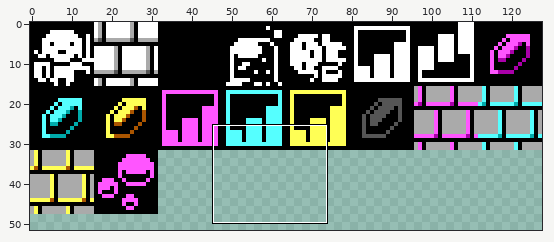
One commit to this sprite sheet: spritesheet.png. Above, an overview of the earlier version with the close-up marked.
Close-up. Before the edit:
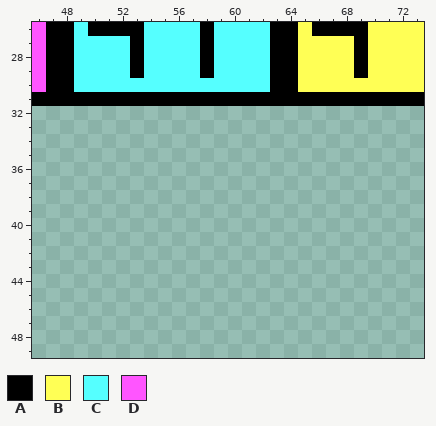
The file is 128x128 pixels. Shown: x 46..73, y 26..49. The wide view leaves out empty margins.
Palette (. is transparent): A #000000  B #ffff55  C #55ffff  D #ff55ff
Pixels before, first column x 46:
26 DAACAAAACCCCACCCCAABAAAABBBB
27 DAACCCCACCCCACCCCAABBBBABBBB
28 DAACCCCACCCCACCCCAABBBBABBBB
29 DAACCCCACCCCACCCCAABBBBABBBB
30 DAACCCCCCCCCCCCCCAABBBBBBBBB
31 AAAAAAAAAAAAAAAAAAAAAAAAAAAA
The result:
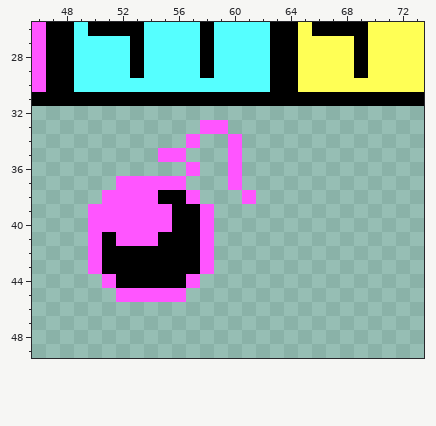
Difference:
y 33: x 58..59 .. -> DD
y 34: x 57 . -> D; x 60 . -> D
y 35: x 55..56 .. -> DD; x 60 . -> D
y 36: x 57 . -> D; x 60 . -> D
y 37: x 52..56 ..... -> DDDDD; x 60 . -> D
y 38: x 51..57 ....... -> DDDDAAD; x 61 . -> D
y 39..40: x 50..58 ......... -> DDDDDDAAD
y 41: x 50..58 ......... -> DADDDAAAD
y 42..43: x 50..58 ......... -> DAAAAAAAD
y 44: x 51..57 ....... -> DAAAAAD
y 45: x 52..56 ..... -> DDDDD
